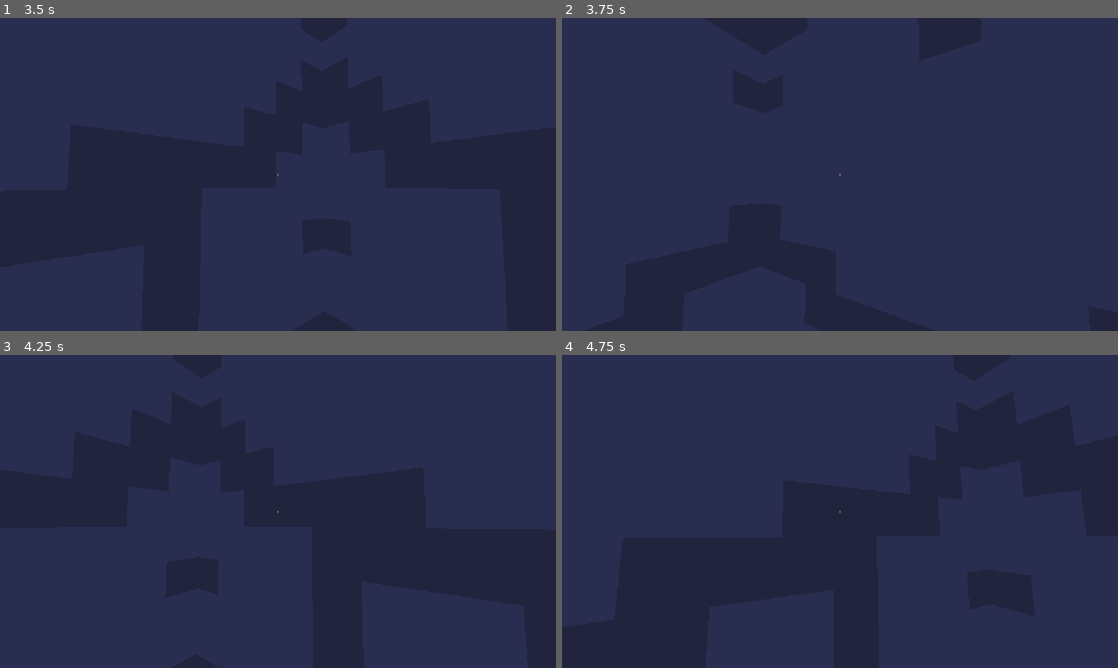
Above: before the commit, frames 1-4 (two rows, left to right).
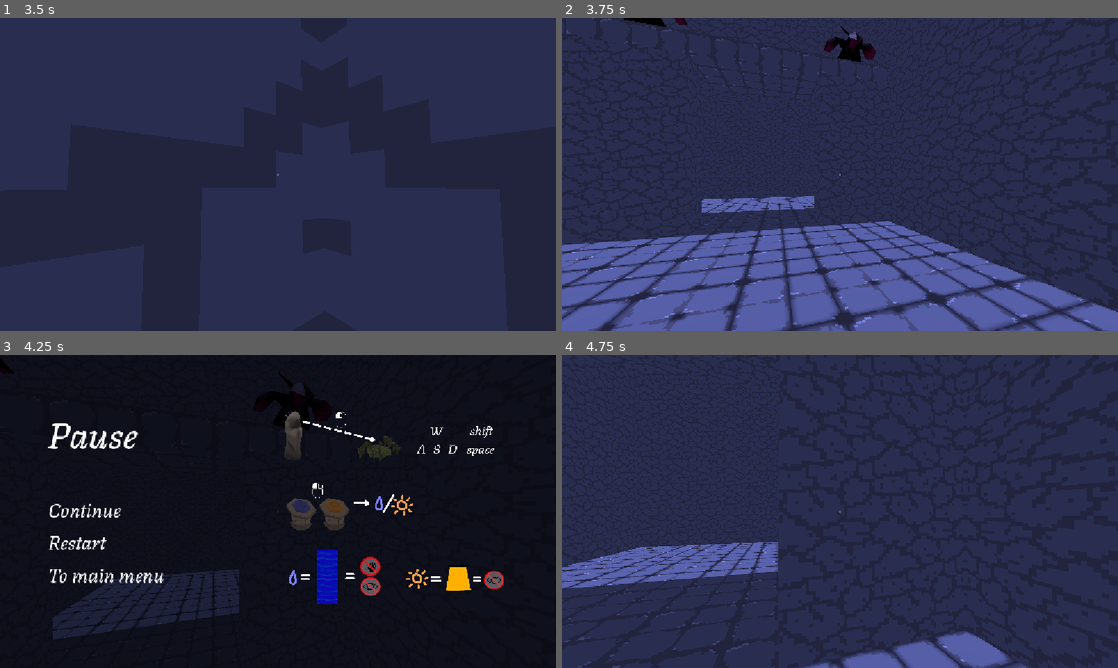
Above: after the commit, the same moments.

Repository: ThreeCoffees/HackYeah2025
Game: Godot game, scene res://levels/main_menu.tscn
The game is run twice, just before and just after one commit, with the same random seed, the same clock (stepped at 60 frames per second) and the same inputs.
Inputs (mouse positions are in pixels of both pictures, inside the frame that each line leads up to):
- Up to frame 1 (3.5 s): tap Enter at 0.5 s; move the mouse to (161, 187) at 0.52 s; hold D (move_right) 0.53-1.28 s; click (161, 187) at 0.6 s; tap Space (jump) at 0.77, 1.52, 3.02 s; move the mouse to (250, 174) at 1.27 s; hold W (move_forward) from 1.28 s (still down); click (250, 174) at 1.35 s; move the mouse to (289, 168) at 2.02 s; click (289, 168) at 2.1 s; move the mouse to (272, 180) at 2.77 s; click (272, 180) at 2.85 s
- Up to frame 2 (3.75 s): keep holding W (move_forward); tap R (restart) at 3.5 s; move the mouse to (878, 177) at 3.52 s; click (878, 177) at 3.6 s
- Up to frame 3 (4.25 s): keep holding W (move_forward); tap Space (jump) at 3.77 s; tap Escape (pause) at 4.15 s
- Up to frame 4 (4.75 s): keep holding W (move_forward); move the mouse to (795, 508) at 4.27 s; click (795, 508) at 4.35 s; tap Space (jump) at 4.52 s

Frame 1 is identical in both runs. In frame 2, 25% of the frame differs, in the area x 0-100%, y 0-100%; in frame 3, 97%; in frame 4, 5.9%.

Commit message:
fix pause

Diff:
--- a/ui/level_complete.gd
+++ b/ui/level_complete.gd
@@ -20,8 +20,8 @@
 	Input.mouse_mode = Input.MOUSE_MODE_VISIBLE
 
 func _input(event):
-	if event is InputEventKey:
-		get_viewport().set_input_as_handled();
+	if Input.is_action_just_pressed("pause") and is_paused:
+		back();
 
 func restart_game():
 	get_tree().reload_current_scene()
Not shown, changed: export_presets.cfg
